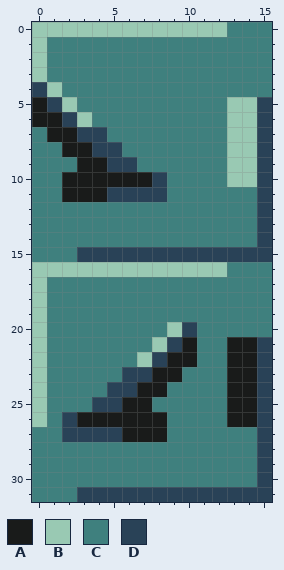
Pixel-art sprite: anim/scene/lever.png. Above is the file before it was changed.
The file is 16x32 pixels.
Palette (. is transparent): A #191b1a  B #99c9b3  C #3f807e  D #294257
Once edited:
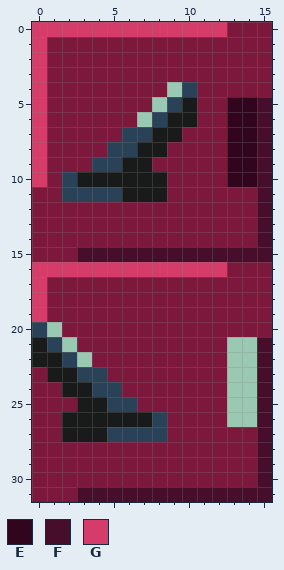
Colours new in this view: E #31051e  F #460e2b  G #d53c6a
What changed:
colour C: #3f807e -> #7c183c
Changed rows in their new state; - is a pixel that keeps its letter.
first column x 0:
 0 GGGGGGGGGGGGG---
 1 G---------------
 2 G---------------
 3 G---------------
 4 GC-------BD-----
 5 GCC-----BDA--EEF
 6 GCCC---BDAA--EEF
 7 GCCCC-DDAA---EEF
 8 G-CCC-DAA----EEF
 9 G--CD-AA-----EEF
10 G-D-----A----EEF
11 --DDD-AAA------F
12 ---------------F
13 ---------------F
14 ---------------F
15 ---FFFFFFFFFFFFF
16 GGGGGGGGGGGGG---
17 G---------------
18 G---------------
19 G---------------
20 DB-------CC-----
21 ADB-----CCC--BBF
22 AADB---CCCC--BBF
23 CAADD-CCCC---BBF
24 C-AAD-CCC----BBF
25 C--AA-DC-----BBF
26 C-A-----D----BBF
27 --AAA-DDD------F
28 ---------------F
29 ---------------F
30 ---------------F
31 ---FFFFFFFFFFFFF
